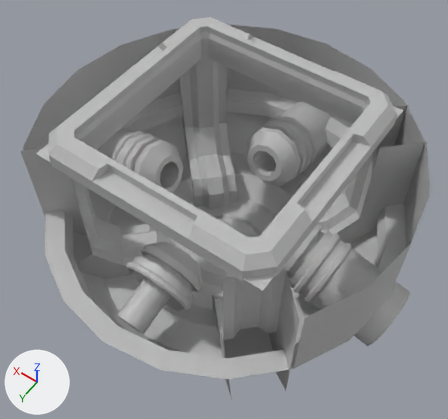
The FBX model Flaming Toast/UnityProject/FinalProject/Assets/Meshes/Power_001_Interior_001_Core.fbx, before and after one commit.
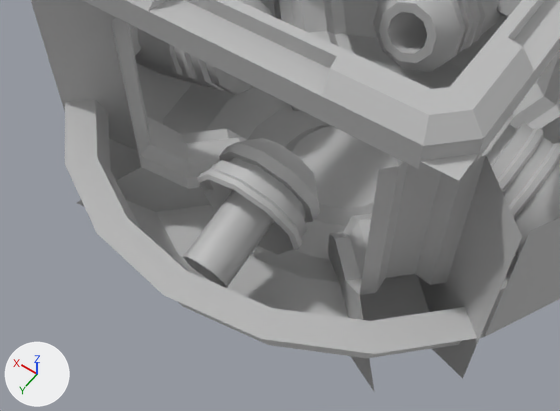
There are two pictures of each version: one whole from a 50 mm lens placed at (11.09, 19.51, 6.71), pointed at (14.91, 14.17, -1.69), one close up from a 50 mm lens placed at (12.0, 19.55, 4.16), pointed at (14.68, 15.79, -1.75). The axes (+X, +Y, +Z) are drawn at lower left. The lights are the same throughout. Where no turn or scale is listed for an object, it has been applied to the vertices.

Names of what the first close-up shows: 'Power_001_Interior_001_Core'.
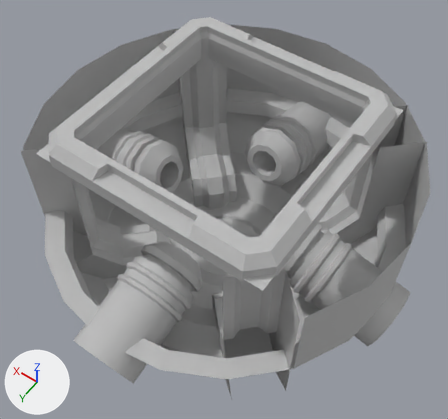
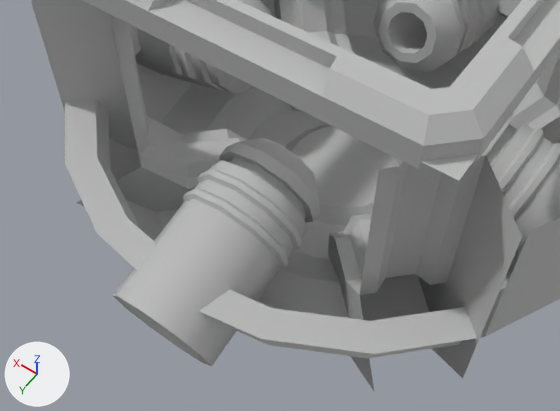
What differs and where, as boxes (x1, y1, x2, y2) in the close-ups (560 x 411 px):
part 1 of me_mesh, built on: before (174, 187, 426, 313); after (113, 179, 426, 366)

The change, as a list of edits to the scene's bpy script:
```text
Add mat_material_3:
    mat_material_3 = principled_material('material_3')
    mat_material_3.base_color = (0.5, 0.5, 0.5)  # grey #bcbcbc
    mat_material_3.roughness = 0.749
Change me_mesh:
    used by ob_power_001_interior_001_core; location = (17.0, 12.0, 0.0)
    remove me_mesh.from_pydata(...)  # 1032 vertices, 948 faces; spans x -5.42..1.42, y -1.42..5.15, z -3.39..0.31
    remove me_mesh.materials.append(mat_lambert1)  # grey #bcbcbc
    add me_mesh.from_pydata(...)  # 1070 vertices, 980 faces; spans x -5.42..1.42, y -1.42..5.42, z -3.39..0.31
    me_mesh part 1
    10 faces are deleted
    33 vertices are added at x -2.6..-1.4, y 3.99..5.42, z -2.94..-1.45
    5 new vertices lie (0.0, 0.12, -0.03) away from vertices in x -2.55..-1.45, y 3.97..4.07, z -1.84..-1.46
    46 new faces join them
    add me_mesh.materials.append(mat_material_3)  # grey #bcbcbc
```
